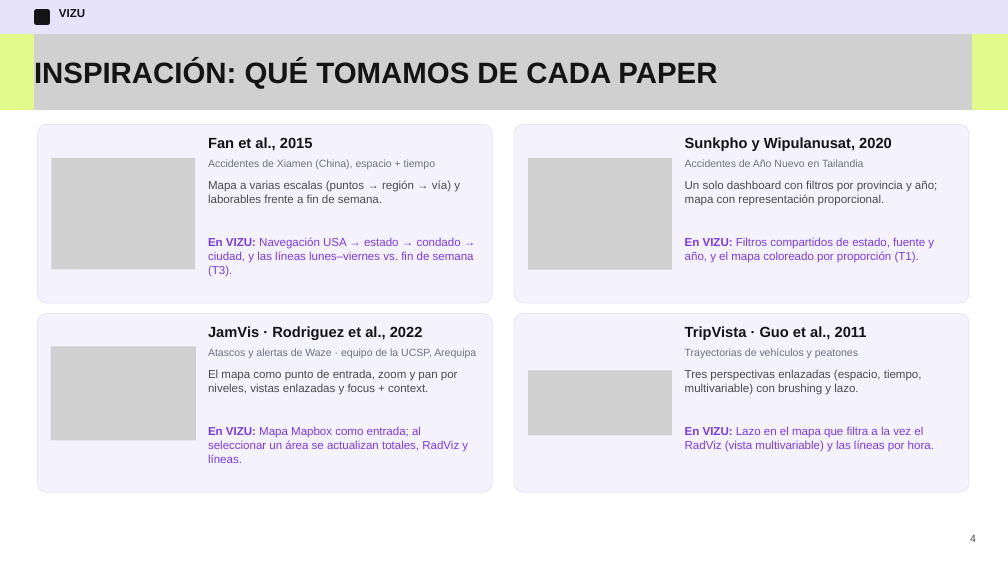
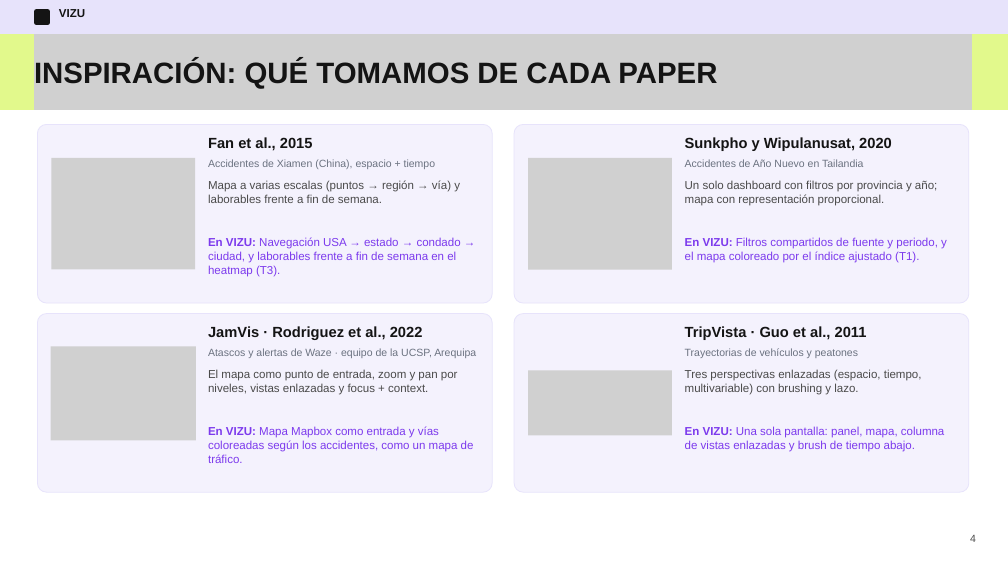
Before and after one commit to Alonso370/Dataset_Visualizacion, a slide deck: slide 4 of deliveries/week12/PresentationWeek12.pptx. Drawn at 1008x567 pixels with LibreOffice and Linux fonts; fonts in the diff are those of the drawing; grey boxes stand for pictures. Boxes give left, top, right and bottom in pixels: in the first picture for what was removed or moved away, otherwise in the second. Text is boxed around its words. In the diff, an @@ line names an element or a change of style, - is before the commit and + after.

Commit message:
Semana 12: presentación alineada con la versión actual de la app

```diff
--- a/deliveries/week12/PresentationWeek12.pptx
+++ b/deliveries/week12/PresentationWeek12.pptx
@@ text at box(208, 237, 461, 277): text changed @@
-En VIZU: Navegación USA → estado → condado → ciudad, y las líneas lunes–viernes vs. fin de semana (T3).
+En VIZU: Navegación USA → estado → condado → ciudad, y laborables frente a fin de semana en el heatmap (T3).
@@ text at box(685, 237, 947, 263): text changed @@
-En VIZU: Filtros compartidos de estado, fuente y año, y el mapa coloreado por proporción (T1).
+En VIZU: Filtros compartidos de fuente y periodo, y el mapa coloreado por el índice ajustado (T1).
@@ text at box(208, 426, 474, 463): text changed @@
-En VIZU: Mapa Mapbox como entrada; al seleccionar un área se actualizan totales, RadViz y líneas.
+En VIZU: Mapa Mapbox como entrada y vías coloreadas según los accidentes, como un mapa de tráfico.
@@ text at box(685, 426, 945, 452): text changed @@
-En VIZU: Lazo en el mapa que filtra a la vez el RadViz (vista multivariable) y las líneas por hora.
+En VIZU: Una sola pantalla: panel, mapa, columna de vistas enlazadas y brush de tiempo abajo.
```
Also in this commit, not shown: 3 other slides changed.
